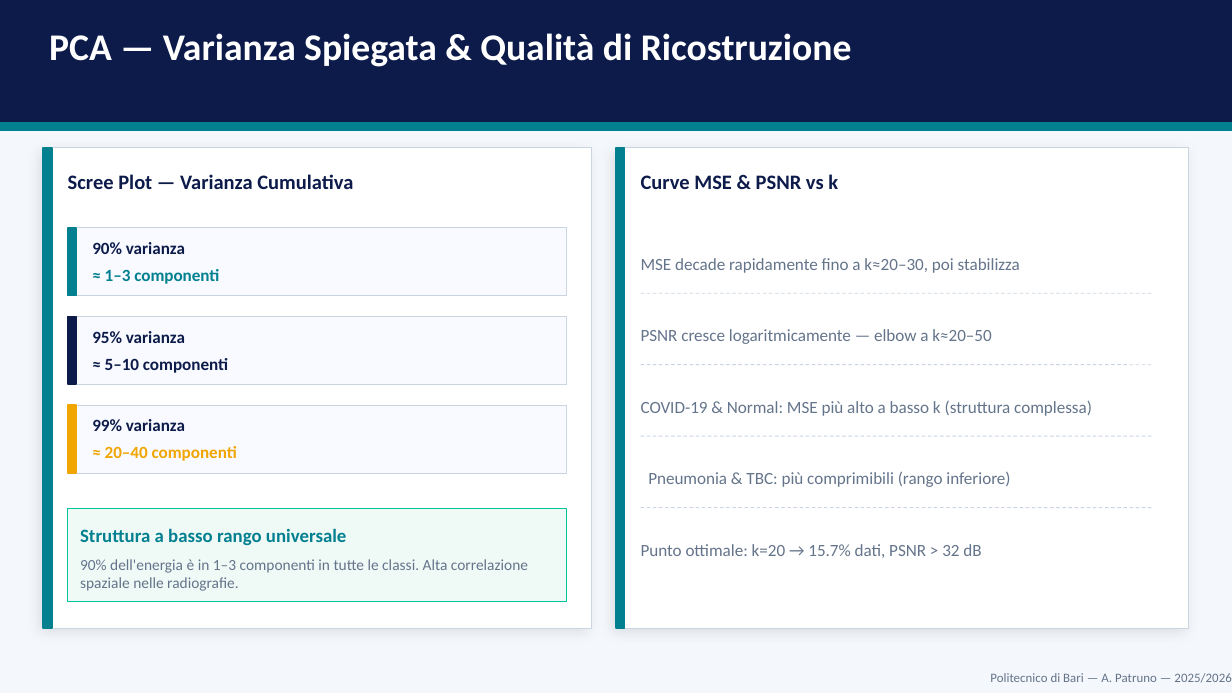
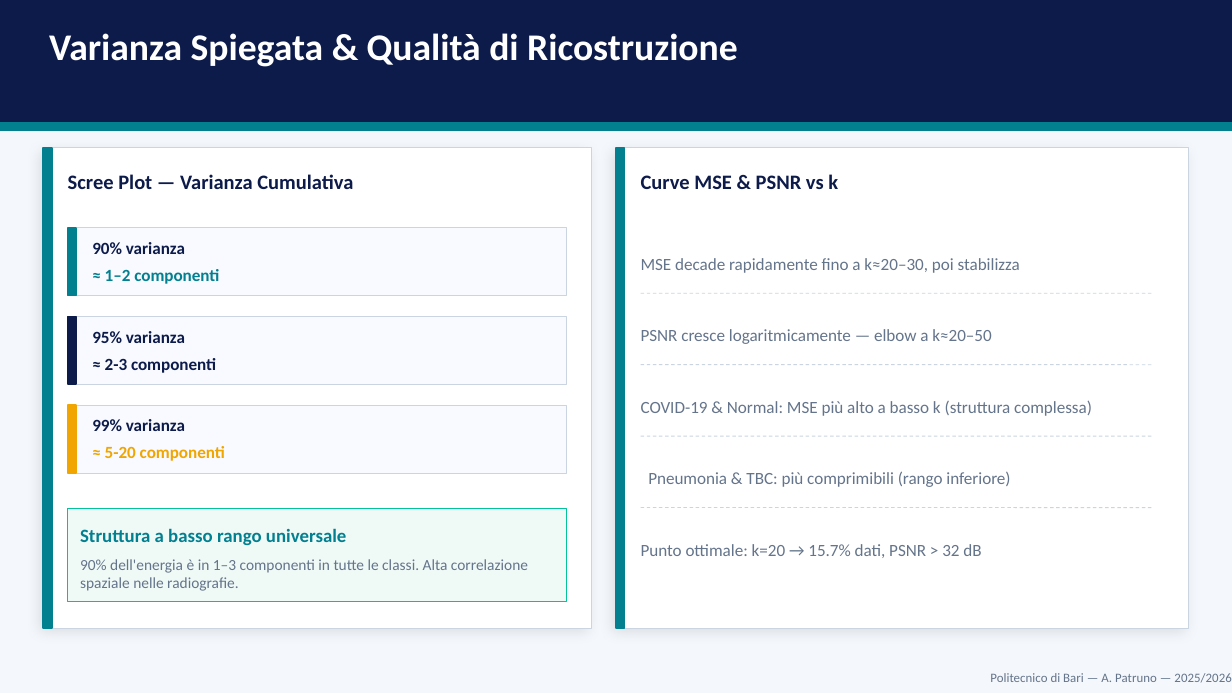
Before and after one commit to andreapatruno1/Image-Compression-and-Analysis, a slide deck: slide 11 of docs/Medical Image Compression and Analysis presentazione.pptx (slide 9 before the commit). Drawn at 1232x693 pixels with LibreOffice and Linux fonts; fonts in the diff are those of the drawing. Boxes give left, top, right and bottom in pixels: in the first picture for what was removed or moved away, otherwise in the second. Text is boxed around its words. In the diff, an @@ line names an element or a change of style, - is before the commit and + after.

```diff
--- a/docs/Medical Image Compression and Analysis presentazione.pptx
+++ b/docs/Medical Image Compression and Analysis presentazione.pptx
@@ text at [49,33,738,67]: text changed @@
-PCA — Varianza Spiegata & Qualità di Ricostruzione
+Varianza Spiegata & Qualità di Ricostruzione
@@ text at [105,269,219,284]: text changed @@
-≈ 1–3 componenti
+≈ 1–2 componenti
@@ text at [105,358,216,373]: text changed @@
-≈ 5–10 componenti
+≈ 2-3 componenti
@@ text at [105,446,225,461]: text changed @@
-≈ 20–40 componenti
+≈ 5-20 componenti
```
Also in this commit, not shown: 6 other slides changed, 11 slides added, 13 other files.
